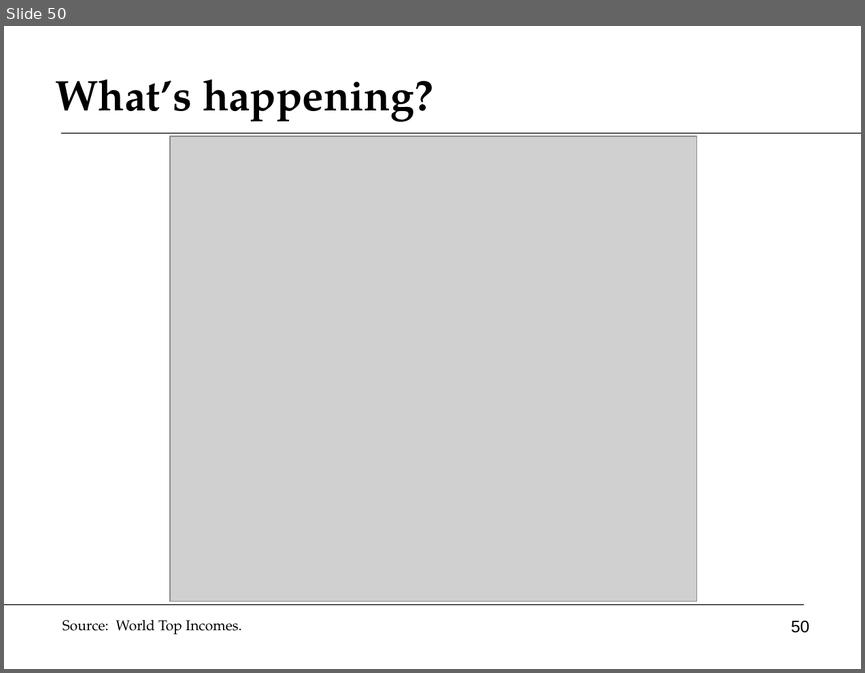
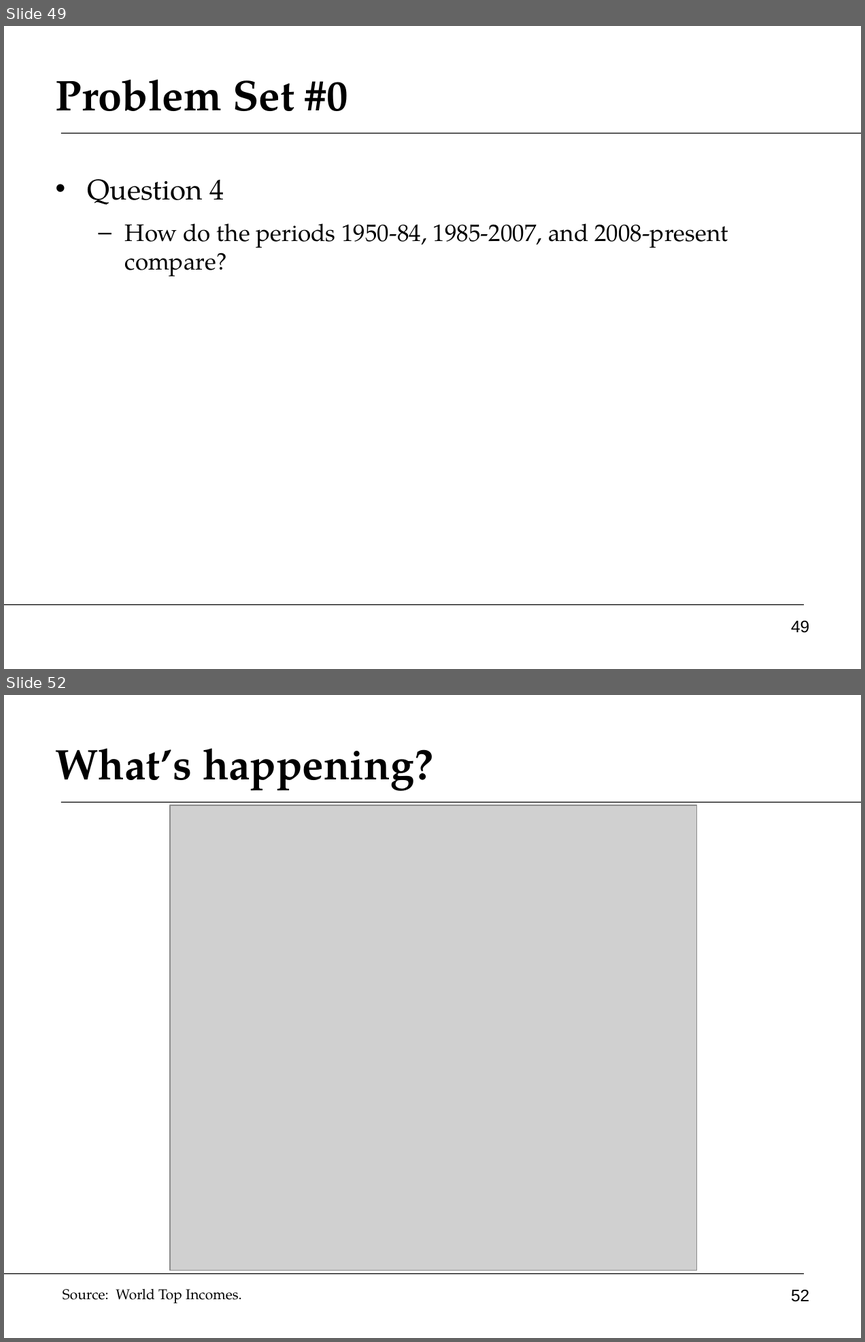
Before and after one commit to DaveBackus/Global_Economy, a slide deck: Slides/slides_growth1_f14.pptx. Shown one above the other, each under a label of ours: slide 50 before the commit, slides 49 and 52 after it; the slides between them are not shown. The pictures are 865x673 and 865x1342 pixels, drawn with LibreOffice and Linux fonts; fonts in the diff are those of the drawing; grey boxes stand for pictures. Boxes give left, top, right and bottom in pixels: in the first picture for what was removed or moved away, otherwise in the second. Text is boxed around its words. In the diff, an @@ line names an element or a change of style, - is before the commit and + after.

```diff
--- a/Slides/slides_growth1_f14.pptx
+++ b/Slides/slides_growth1_f14.pptx
@@ slide 49 added at [4,26,861,669], background #FFFFFF; not listed: 2 template elements that a slide beside it also shows @@
@@ title added at [56,79,348,111], 36 pt, text #000000, bold @@
+Problem Set #0
@@ text added at [88,179,728,276], 20 pt, text #000000 @@
+• Question 4
+  – How do the periods 1950-84, 1985-2007, and 2008-present compare?
@@ page number added at [791,620,809,633], 14 pt, text #000000 @@
+49
@@ what was slide 50 is now slide 52 @@
@@ page number at [791,1289,809,1302]: text changed @@
-50
+52
```
Also in this commit, not shown: 5 slides changed, 1 other slide added, 23 other files.
